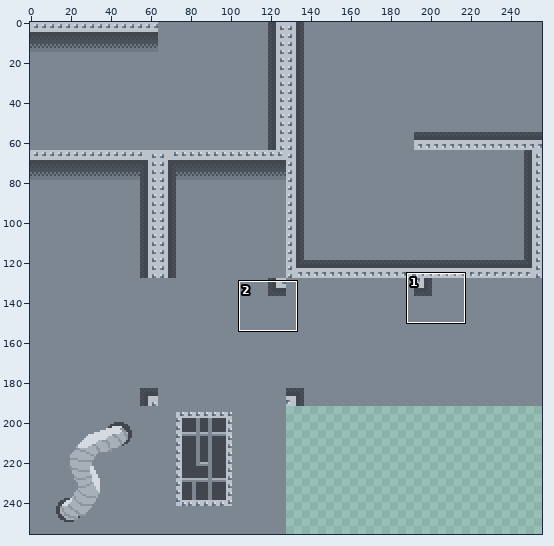
File history of a sprite sheet, Assets/Sprites/Tileset/factoryground.png. Above: a wide view before the commit, with the close-up outlined.
Close-up. Before:
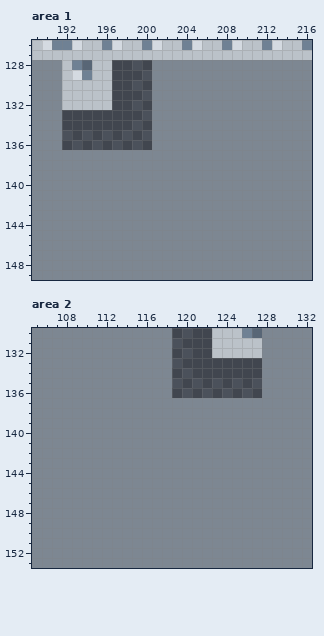
The file is 256x256 pixels. Colours within 5 levels of each other are drawn and written as one. Shown: area 1: x 189..216, y 126..149; area 2: x 105..132, y 130..153.
After the commit:
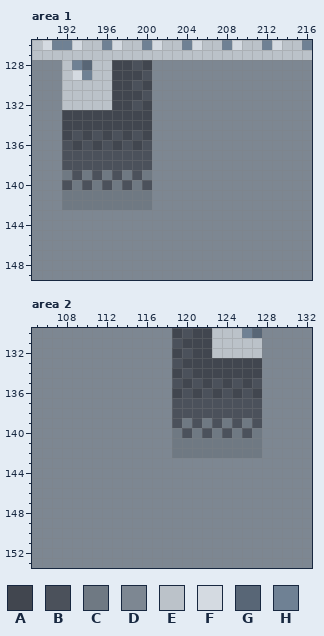
Palette (. is transparent): A #41464f  B #4b515b  C #6f7983  D #7d8792  E #bbc2c9  F #d4dae1  G #586676  H #6f8194
Change:
--- area 1
@@ x 190..202 @@
 132 DDEEEEEAABADD
-133 DDAAAAAAAABDD
-134 DDAAAAAAABADD
-135 DDBABABABABDD
-136 DDABABABABADD
-137 DDDDDDDDDDDDD
-138 DDDDDDDDDDDDD
-139 DDDDDDDDDDDDD
-140 DDDDDDDDDDDDD
-141 DDDDDDDDDDDDD
-142 DDDDDDDDDDDDD
+133 DDAAAAAAAAADD
+134 DDAAAAAAAAADD
+135 DDABABABABADD
+136 DDBABABABABDD
+137 DDBBBBBBBBBDD
+138 DDBBBBBBBBBDD
+139 DDCBCBCBCBCDD
+140 DDBCBCBCBCBDD
+141 DDCCCCCCCCCDD
+142 DDCCCCCCCCCDD
 143 DDDDDDDDDDDDD
--- area 2
@@ x 117..129 @@
 136 DDABABABABADD
-137 DDDDDDDDDDDDD
-138 DDDDDDDDDDDDD
-139 DDDDDDDDDDDDD
-140 DDDDDDDDDDDDD
-141 DDDDDDDDDDDDD
-142 DDDDDDDDDDDDD
+137 DDBBBBBBBBBDD
+138 DDBBBBBBBBBDD
+139 DDBCBCBCBCBDD
+140 DDCBCBCBCBCDD
+141 DDCCCCCCCCCDD
+142 DDCCCCCCCCCDD
 143 DDDDDDDDDDDDD
Boxes around the changes in both close-ups, in picture pixels (x1, y1, x2, y2):
changed: (62, 110, 152, 210)
changed: (172, 398, 262, 458)
